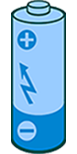
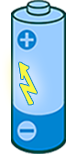
Revision of a layered (77, 154) image; what changed, layer by layer:
added layer "Layer 1" above "Layer 0" over [19, 62, 37, 105]
painted on "Layer 0" over [19, 62, 37, 105]
